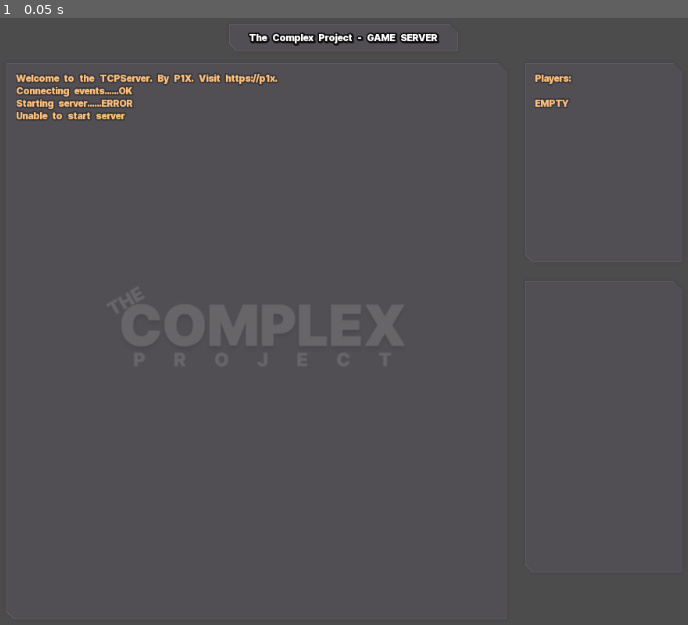
Above: before the commit, frame 1.
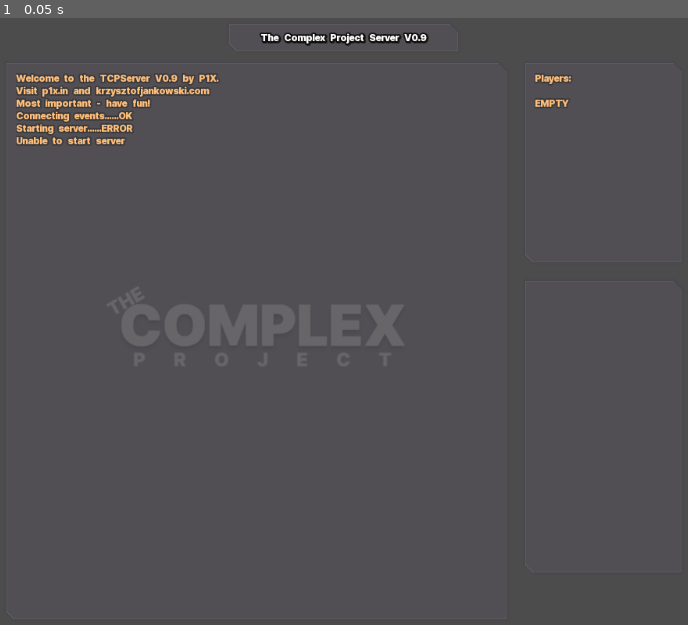
Above: after the commit, the same moment.

Repository: w84death/the-complex-project-server
Game: Godot game, scene res://multiplayer_server.tscn
Two runs of this game, one before a commit and one after it. Both use one fixed random seed, a clock stepped at 60 frames per second and the inputs below.
Inputs:
- Up to frame 1 (0.05 s): no input

The runs differ from the first frame. In frame 1, 1.3% of the frame differs, in the area x 2-64%, y 2-22%.

Commit message:
first working build, pre-release

Diff:
--- a/multiplayer_server.tscn
+++ b/multiplayer_server.tscn
@@ -78,7 +78,7 @@
 "_edit_use_anchors_": false
 }
 
-[node name="info2" type="Panel" parent="server/GUI/panels/right"]
+[node name="toolbox" type="Panel" parent="server/GUI/panels/right"]
 margin_top = 279.0
 margin_right = 200.0
 margin_bottom = 652.0
@@ -106,7 +106,7 @@
 [node name="Label" type="Label" parent="server/GUI/top/Panel"]
 anchor_right = 1.0
 anchor_bottom = 1.0
-text = "The Complex Project - GAME SERVER"
+text = "The Complex Project Server V0.9"
 align = 1
 valign = 1
 __meta__ = {
--- a/server.gd
+++ b/server.gd
@@ -4,9 +4,10 @@
 export var PORT = 9666
 var _server = WebSocketServer.new()
 var players_list = []
+var MOTD = 'Welcome to the TCPServer V%s by P1X.\nVisit p1x.in and krzysztofjankowski.com\nMost important - have fun!' % 0.9
 
 func _ready():
-	lprint("Welcome to the TCPServer. By P1X. Visit https://p1x.")
+	lprint(MOTD)
 	lprintnb("Connecting events...")
 	_server.connect("client_connected", self, "_connected")
 	_server.connect("client_disconnected", self, "_disconnected")
@@ -50,10 +51,14 @@
 func _on_data(id):
 	var payload
 	var pkt = _server.get_peer(id).get_packet().get_string_from_utf8().split("/", true)
-	lprint("%d -> %s" % [id, pkt[0]])
+	print("%d -> %s" % [id, pkt[0]])
 
 	if pkt[0] == "JOIN":
+		lprint("%d -> joins" % id)
 		payload = 'YOUR_ID/%s' % id
+		_server.get_peer(id).put_packet(payload.to_utf8())
+
+		payload = 'MOTD/%s' % MOTD
 		_server.get_peer(id).put_packet(payload.to_utf8())
 
 		payload = 'NEW_JOIN/%s/%s/%s/%s' % [id, '0.0,0.0,0.0', '0', 'false']
@@ -62,7 +67,6 @@
 				_server.get_peer(player.id).put_packet(payload.to_utf8())
 
 	if pkt[0] == "POS":
-		lprint("%d -> %s / %s" % [id, pkt[1], pkt[2]])
 		for player in players_list:
 			update_last_pos(id, pkt[1], pkt[2])
 			payload = 'POS/%s/%s/%s' % [id, pkt[1], pkt[2]]
@@ -70,6 +74,7 @@
 				_server.get_peer(player.id).put_packet(payload.to_utf8())
 
 	if pkt[0] == "GET_PLAYERS_LIST":
+		lprint("%d -> asks for players list" % id)
 		for player in players_list:
 			if player.id != id:
 				payload = 'NEW_JOIN/%s/%s/%s/%s' % [player.id, player.last_pos, player.last_rot, player.flashlight]
